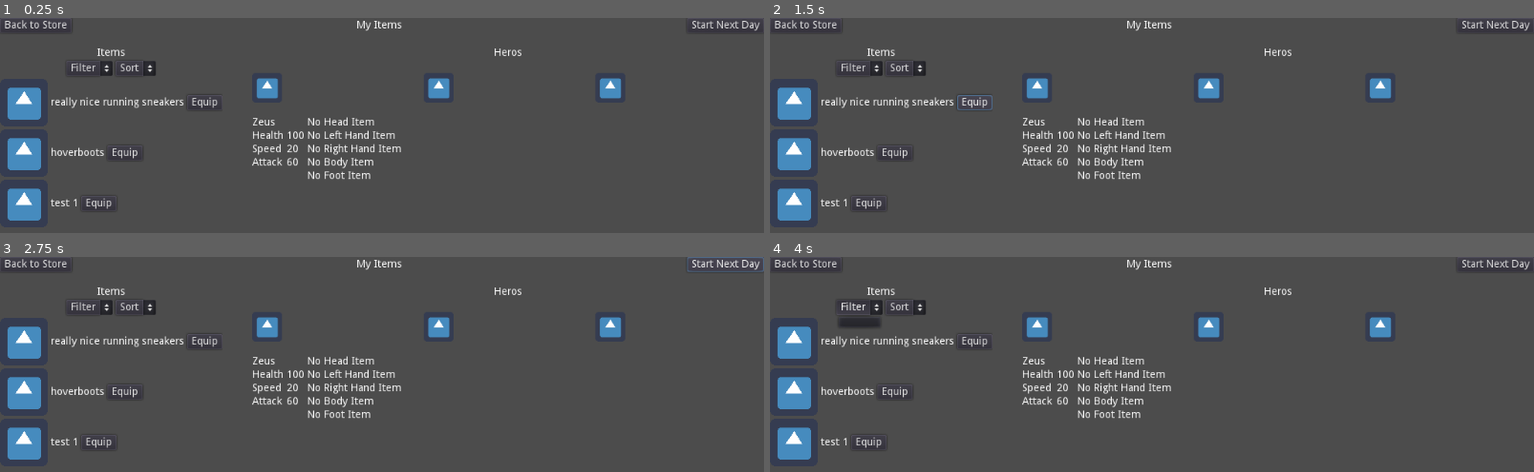
Above: before the commit, frames 1-4 (two rows, left to right).
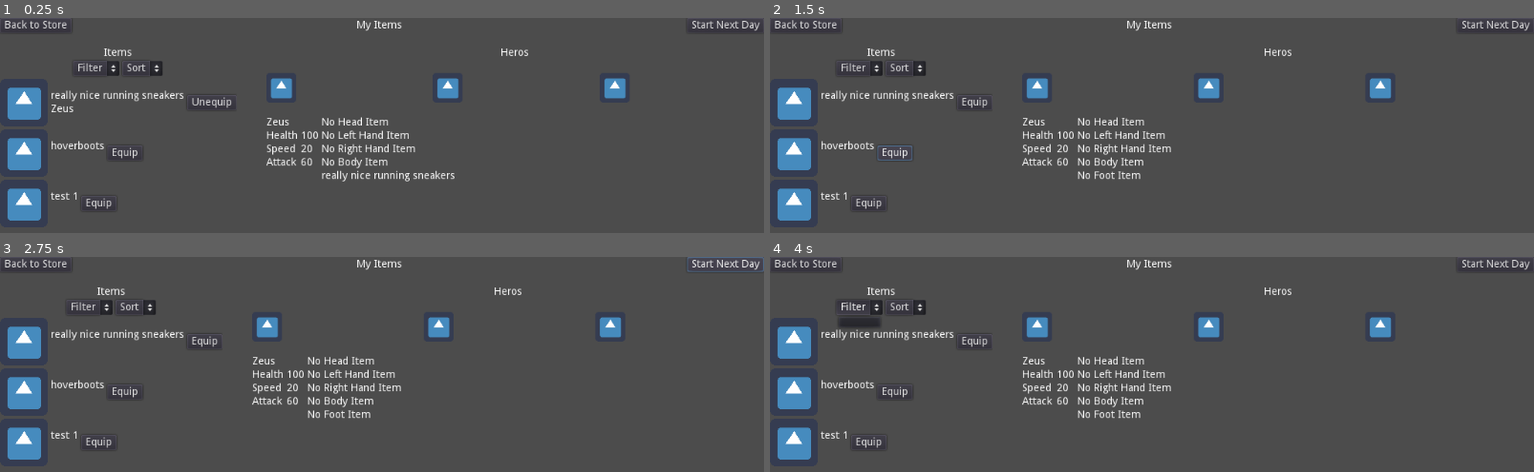
Above: after the commit, the same moments.

Repository: rachd/SuperheroDispatcher2.0
Game: Godot game, scene res://MyItems/MyItems.tscn
Same seed, same stepped clock (60 frames per second), same inputs: the game is played once before the commit and once after it. The engine's default icon, where the game draws it, is replaced by a stand-in: a white triangle on a blue panel in a dark square.
Inputs:
- Up to frame 1 (0.25 s): no input
- Up to frame 2 (1.5 s): click "Equip" at 0.5 s; click "Unequip" at 1.25 s
- Up to frame 3 (2.75 s): click "Start Next Day" at 2 s
- Up to frame 4 (4 s): click "Start Next Day" at 2.75 s; click "Filter" at 3.5 s

The runs differ from the first frame. In frame 1, 4.3% of the frame differs, in the area x 6-82%, y 14-88%; in frame 2, 1.0%; in frame 3, 0.9%; in frame 4, 0.9%.

Commit message:
handle equipping items across hero tabs

Diff:
--- a/MyItems/ItemList.gd
+++ b/MyItems/ItemList.gd
@@ -9,6 +9,14 @@
 		item_row.initialize(owned_item_id)
 		$ScrollContainer/ItemRowContainer.add_child(item_row)
 		item_rows[owned_item_id] = item_row
+		_initialize_assignments()
+
+func _initialize_assignments():
+	var assigned_items = gameVariables.assigned_items
+	for hero_id in assigned_items:
+		var hero_name = constants.get_hero_stats()[hero_id].name
+		for item_id in assigned_items[hero_id].values():
+			item_rows[item_id].set_assigned_hero(hero_name)
 
 func on_hero_tab_selected(heroId):
 	if gameVariables.assigned_items.has(heroId):
@@ -22,8 +30,10 @@
 		for item_row in item_rows.values():
 			item_row.set_unequipped()
 
-func equip_item(itemId):
+func equip_item(itemId, heroId):
 	item_rows[itemId].set_equipped()
+	item_rows[itemId].set_assigned_hero(heroId)
 
 func unequip_item(itemId):
 	item_rows[itemId].set_unequipped()
+	item_rows[itemId].set_assigned_hero("")
--- a/MyItems/ItemRow.gd
+++ b/MyItems/ItemRow.gd
@@ -11,8 +11,12 @@
 	var item = constants.get_item_by_id(itemId)
 	item_id = item.id
 	item_type = item.type
-	$HBoxContainer/TitleLabel.text = item.title;
+	$HBoxContainer/VBoxContainer/TitleLabel.text = item.title;
 	$TypeLabel.text = item.type
+	$HBoxContainer/VBoxContainer/HeroLabel.text = ""
+
+func set_assigned_hero(hero_name):
+	$HBoxContainer/VBoxContainer/HeroLabel.text = hero_name;
 
 func set_unequipped():
 	is_equipped = false
--- a/MyItems/ItemRow.tscn
+++ b/MyItems/ItemRow.tscn
@@ -23,15 +23,26 @@
 "_edit_use_anchors_": false
 }
 
-[node name="TitleLabel" type="Label" parent="HBoxContainer"]
+[node name="VBoxContainer" type="VBoxContainer" parent="HBoxContainer"]
 margin_left = 68.0
-margin_top = 25.0
 margin_right = 137.0
-margin_bottom = 39.0
+margin_bottom = 64.0
+alignment = 1
+
+[node name="TitleLabel" type="Label" parent="HBoxContainer/VBoxContainer"]
+margin_top = 16.0
+margin_right = 69.0
+margin_bottom = 30.0
 text = "Item Label"
 __meta__ = {
 "_edit_use_anchors_": false
 }
+
+[node name="HeroLabel" type="Label" parent="HBoxContainer/VBoxContainer"]
+margin_top = 34.0
+margin_right = 69.0
+margin_bottom = 48.0
+text = "Hero Label"
 
 [node name="EquipButton" type="Button" parent="HBoxContainer"]
 margin_left = 141.0
--- a/MyItems/MyItems.gd
+++ b/MyItems/MyItems.gd
@@ -6,7 +6,14 @@
 	selected_hero_id = heroId
 	$Content/ItemList.on_hero_tab_selected(heroId)
 
+func handle_equip(itemId, heroName, itemType):
+	$Content/ItemList.equip_item(itemId, heroName)
+	for hero in gameVariables.assigned_items.keys():
+		if hero != selected_hero_id and gameVariables.assigned_items[hero].has(itemType) and gameVariables.assigned_items[hero][itemType] == itemId:
+			gameVariables.assigned_items[hero].erase(itemType)
+
 func _on_item_equipped(itemId, itemType):
+	var hero_name = constants.get_hero_stats()[selected_hero_id].name
 	if gameVariables.assigned_items.has(selected_hero_id):
 		if gameVariables.assigned_items[selected_hero_id].has(itemType):
 			$Content/ItemList.unequip_item(gameVariables.assigned_items[selected_hero_id][itemType])
@@ -14,11 +21,11 @@
 				gameVariables.assigned_items[selected_hero_id].erase(itemType)
 			else:
 				gameVariables.assigned_items[selected_hero_id][itemType] = itemId
-				$Content/ItemList.equip_item(itemId)
+				handle_equip(itemId, hero_name, itemType)
 		else:
 			gameVariables.assigned_items[selected_hero_id][itemType] = itemId
-			$Content/ItemList.equip_item(itemId)
+			handle_equip(itemId, hero_name, itemType)
 	else:
 		gameVariables.assigned_items[selected_hero_id] = {itemType: itemId}
-		$Content/ItemList.equip_item(itemId)
+		handle_equip(itemId, hero_name, itemType)
 	$Content/Heros.on_item_equipped()
--- a/gameVariables.gd
+++ b/gameVariables.gd
@@ -5,4 +5,4 @@
 var saved_items = []
 var unassigned_items = [0, 1, 2]
 var owned_item_ids = [0, 1, 2]
-var assigned_items = {}
+var assigned_items = {1: {"foot": 0}}
